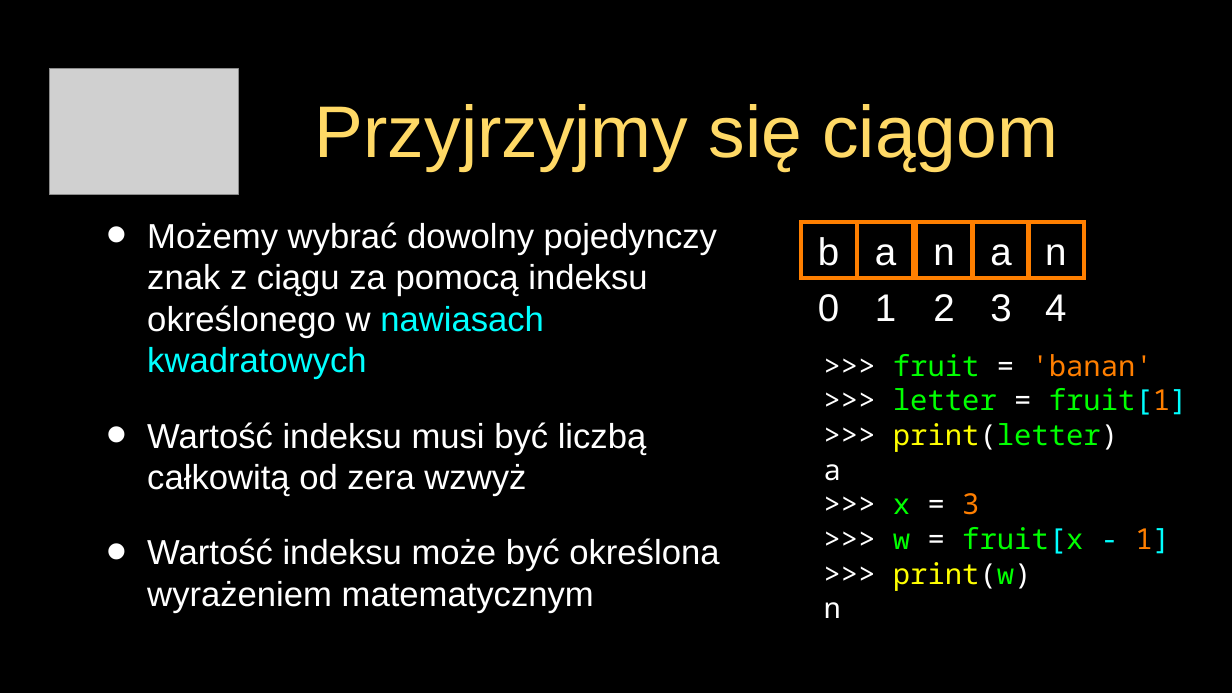
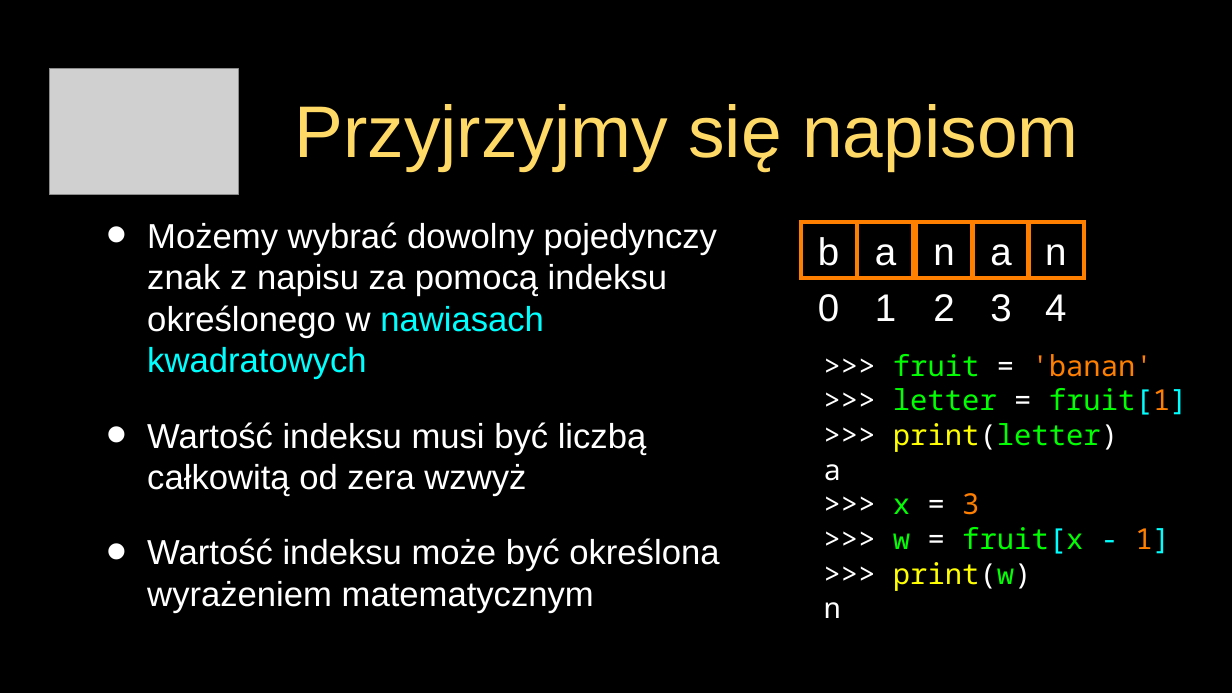
Before and after one commit to andre-wojtowicz/py4e-pl, a slide deck: slide 4 of lectures3/Pythonlearn-06-Strings-PL.pptx. Drawn at 1232x693 pixels with LibreOffice and Linux fonts; fonts in the diff are those of the drawing; grey boxes stand for pictures. Boxes give left, top, right and bottom in pixels: in the first picture for what was removed or moved away, otherwise in the second. Text is boxed around its words. In the diff, an @@ line names an element or a change of style, - is before the commit and + after.

```diff
--- a/lectures3/Pythonlearn-06-Strings-PL.pptx
+++ b/lectures3/Pythonlearn-06-Strings-PL.pptx
@@ title at <box>294,104,1078,171</box>: text changed @@
-Przyjrzyjmy się ciągom
+Przyjrzyjmy się napisom
@@ text at <box>147,222,717,379</box>: text changed @@
-• Możemy wybrać dowolny pojedynczy znak z ciągu za pomocą indeksu określonego w nawiasach kwadratowych
+• Możemy wybrać dowolny pojedynczy znak z napisu za pomocą indeksu określonego w nawiasach kwadratowych
```
Also in this commit, not shown: 27 other slides changed, 14 other files.
